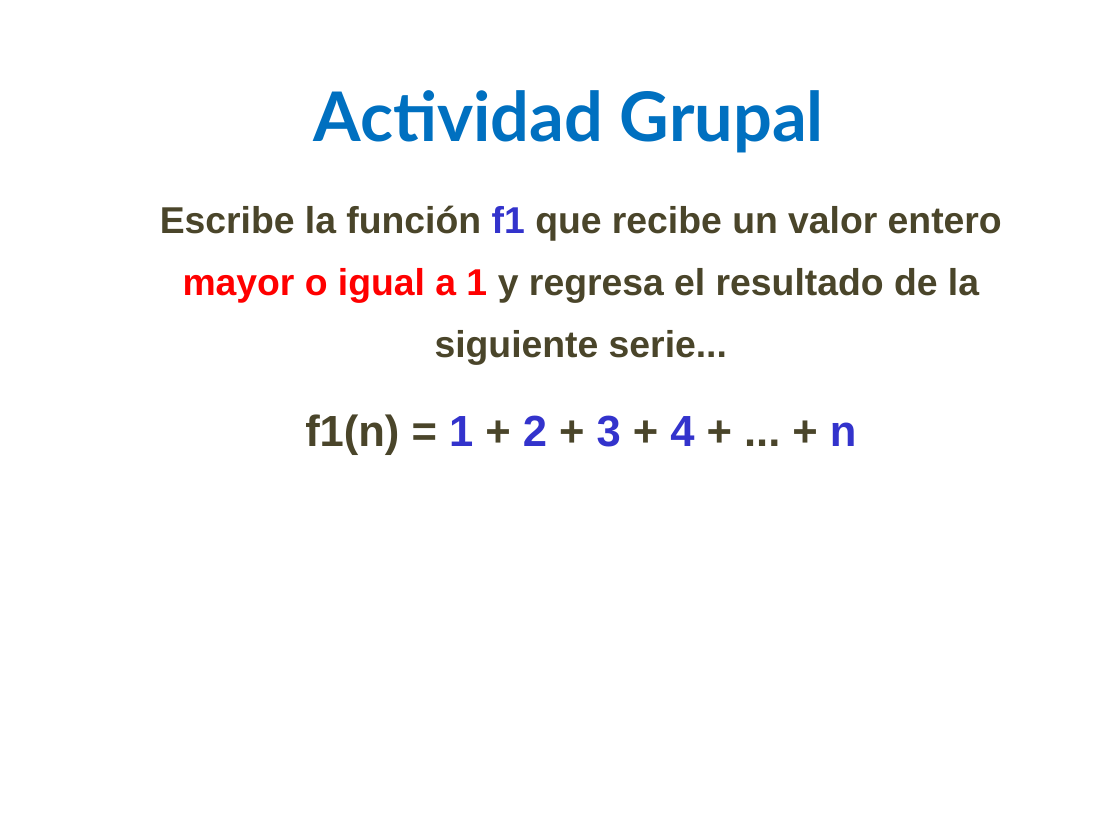
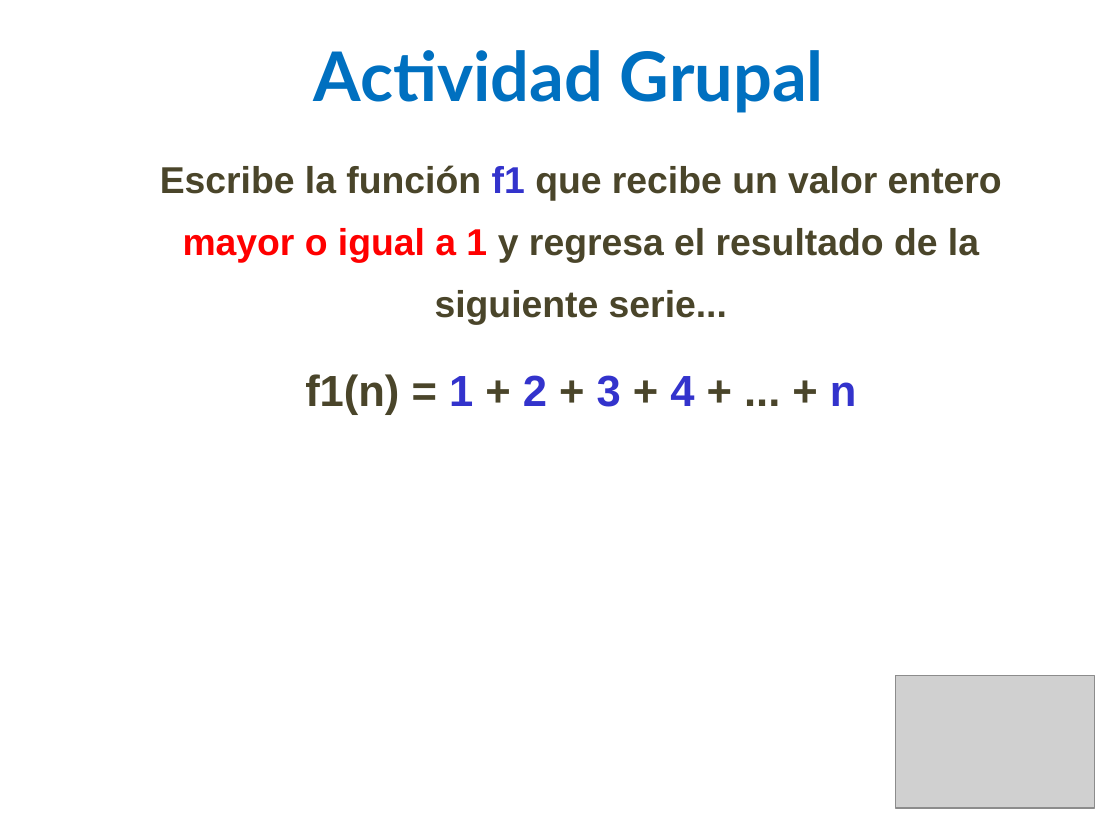
Before and after one commit to lizetheP/PensamientoC, a slide deck: slide 47 of CalendarioAgo20L/presentaciones/7_While.pptx. Drawn at 1120x840 pixels with LibreOffice and Linux fonts; fonts in the diff are those of the drawing; grey boxes stand for pictures. Boxes give left, top, right and bottom in pixels: in the first picture for what was removed or moved away, otherwise in the second. Text is boxed around its words. In the diff, an @@ line names an element or a change of style, - is before the commit and + after.

```diff
--- a/CalendarioAgo20L/presentaciones/7_While.pptx
+++ b/CalendarioAgo20L/presentaciones/7_While.pptx
@@ text "Actividad Grupal": place and size @@
-text "Actividad Grupal" at bbox=[314, 90, 824, 153]
+text "Actividad Grupal" at bbox=[314, 50, 824, 113]
@@ text "Escribe la función f1 que ...": place and size @@
-text "Escribe la función f1 que ..." at bbox=[160, 205, 1002, 455]
+text "Escribe la función f1 que ..." at bbox=[160, 165, 1002, 415]
@@ picture added at bbox=[895, 675, 1094, 808] @@
```
Also in this commit, not shown: 1 slide added.
